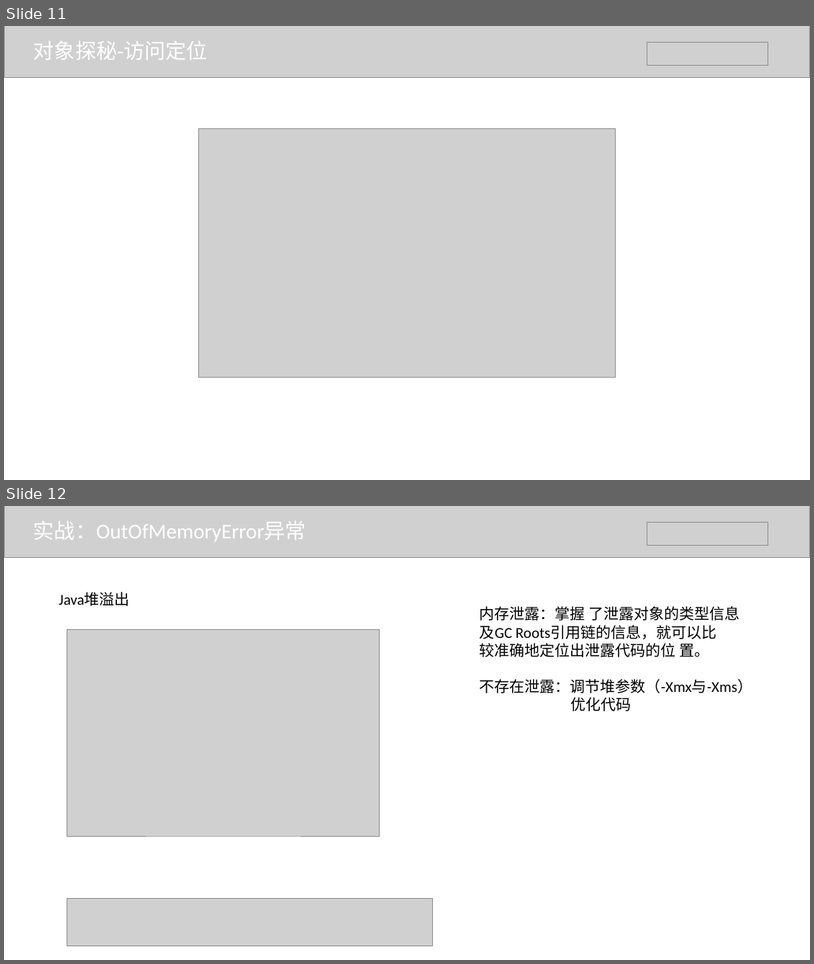
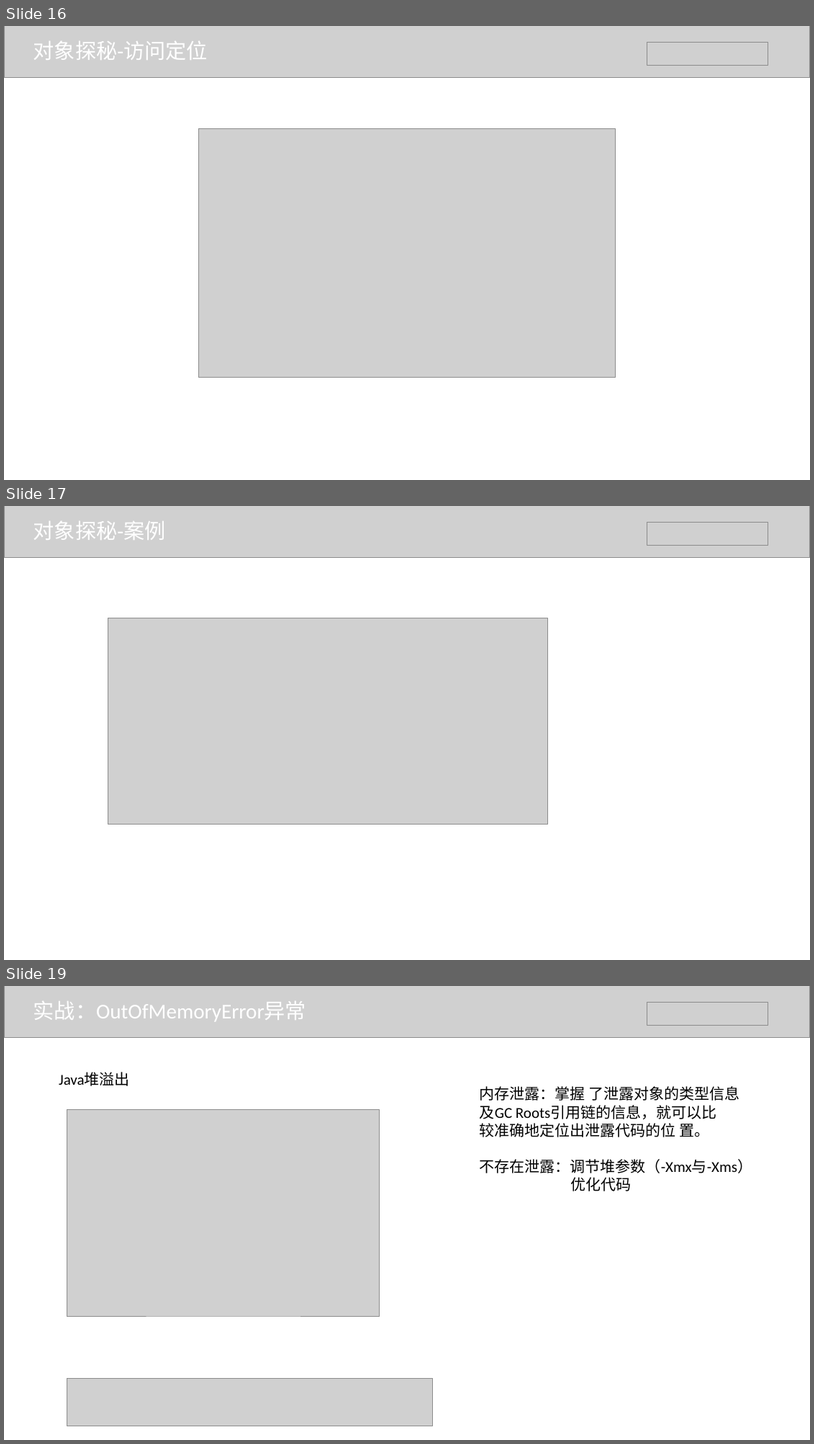
Before and after one commit to BraveMing/transfer-station, a slide deck: jvm/jvm内存管理-谭维明.pptx. Shown one above the other, each under a label of ours: slides 11 and 12 before the commit, slides 16, 17 and 19 after it; the slides between them are not shown. The pictures are 814x964 and 814x1444 pixels, drawn with LibreOffice and Linux fonts; fonts in the diff are those of the drawing; grey boxes stand for pictures. Boxes give left, top, right and bottom in pixels: in the first picture for what was removed or moved away, otherwise in the second. Text is boxed around its words. In the diff, an @@ line names an element or a change of style, - is before the commit and + after.

```diff
--- a/jvm/jvm内存管理-谭维明.pptx
+++ b/jvm/jvm内存管理-谭维明.pptx
@@ slide 17 added at bbox=[4, 506, 810, 960], background #FFFFFF @@
@@ picture added at bbox=[4, 506, 810, 557] @@
@@ text added at bbox=[34, 521, 166, 540], 25 pt, text #FFFFFF @@
+对象探秘-案例
@@ picture added at bbox=[647, 523, 769, 545] @@
@@ picture added at bbox=[108, 618, 548, 824] @@
@@ what was slide 11 is now slide 16 @@
@@ what was slide 12 is now slide 19 @@
```
Also in this commit, not shown: 2 slides changed, 6 other slides added.
